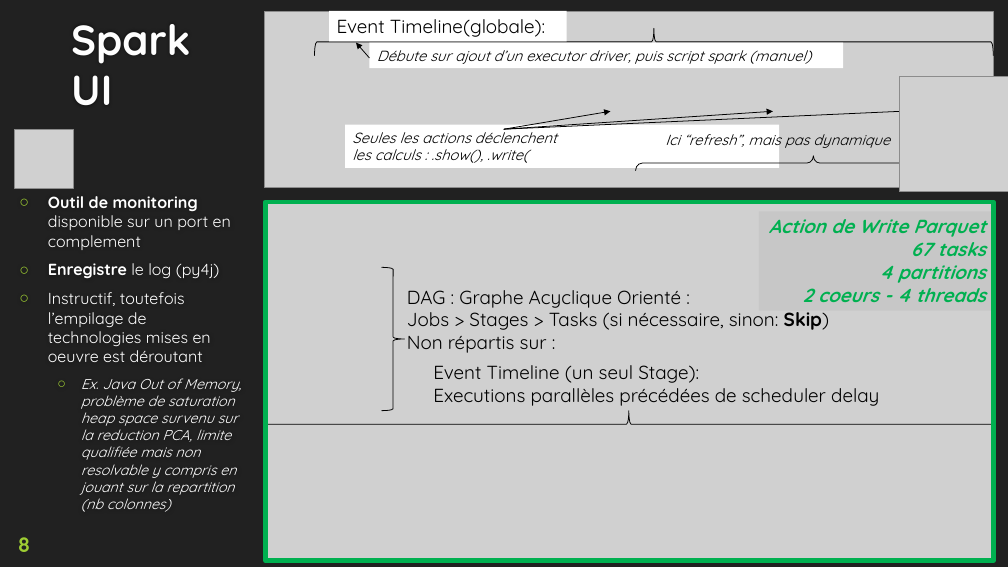
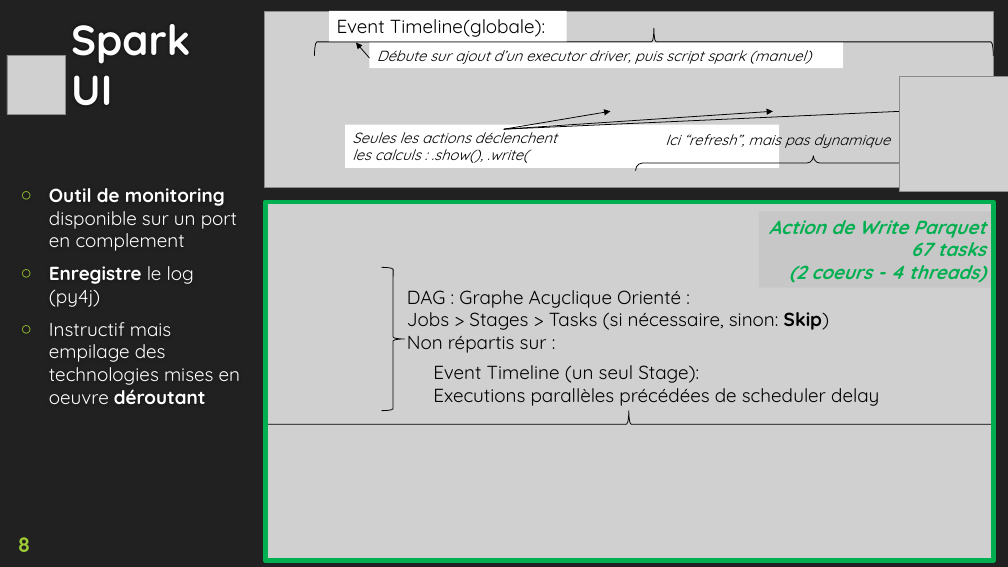
Before and after one commit to EtienneLardeur/P8_FruitsRecognition, a slide deck: slide 8 of P8_Big_Data.pptx. Drawn at 1008x567 pixels with LibreOffice and Linux fonts; fonts in the diff are those of the drawing; grey boxes stand for pictures; background and template pictures are left out. Boxes give left, top, right and bottom in pixels: in the first picture for what was removed or moved away, otherwise in the second. Text is boxed around its words. In the diff, an @@ line names an element or a change of style, - is before the commit and + after.

```diff
--- a/P8_Big_Data.pptx
+++ b/P8_Big_Data.pptx
@@ picture moved from (x1=14, y1=129, x2=73, y2=188) to (x1=7, y1=55, x2=66, y2=114) @@
@@ text "Outil de monitoring disponible sur ..." moved from (x1=48, y1=196, x2=241, y2=512) to (x1=49, y1=188, x2=240, y2=404) @@
@@ text at (x1=49, y1=188, x2=237, y2=307): size 15.3 to 18 pt in "Outil de monitoring disponible sur un port ...", "Enregistre le log (py4j)" @@
@@ rectangle "Action de Write Parquet" resized from (x1=759, y1=212, x2=994, y2=311) to (x1=759, y1=212, x2=994, y2=288) @@
@@ text in rectangle at (x1=789, y1=265, x2=986, y2=283): text changed @@
-4 partitions
-2 coeurs - 4 threads
+(2 coeurs - 4 threads)
@@ text at (x1=49, y1=322, x2=240, y2=404): text changed; size 13.6 to 18 pt; italic off @@
-○ Instructif, toutefois l’empilage de technologies mises en oeuvre est déroutant
-  ○ Ex. Java Out of Memory, problème de saturation heap space survenu sur la reduction PCA, limite qualifiée mais non resolvable y compris en jouant sur la repartition (nb colonnes)
+○ Instructif mais empilage des technologies mises en oeuvre déroutant
```
Also in this commit, not shown: 13 other slides changed, 2 slides added, 9 slides removed, 2 other files.
